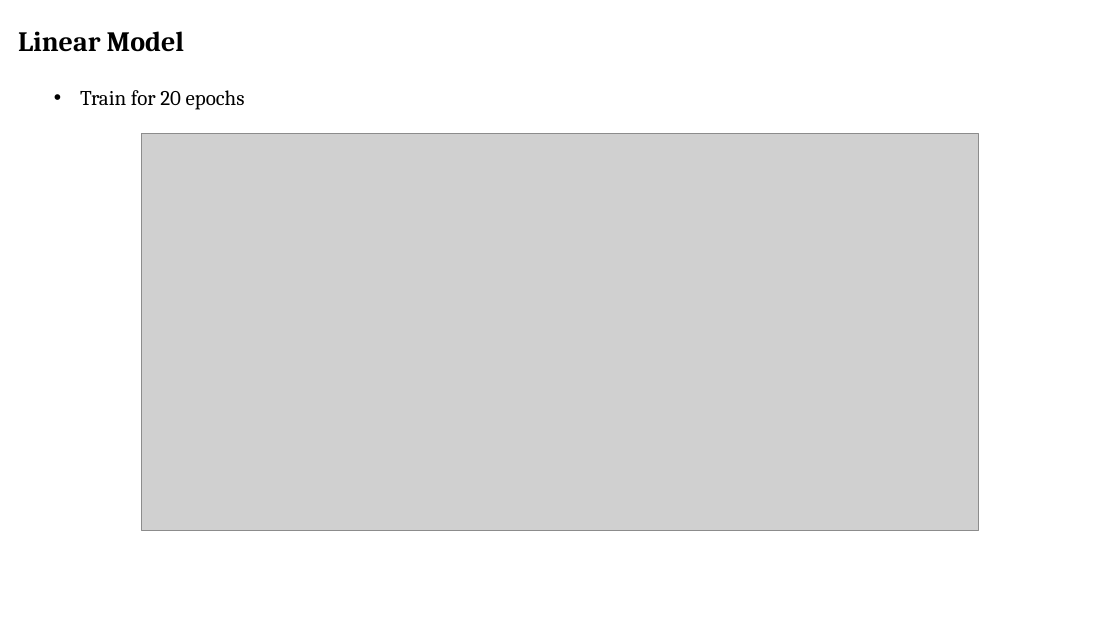
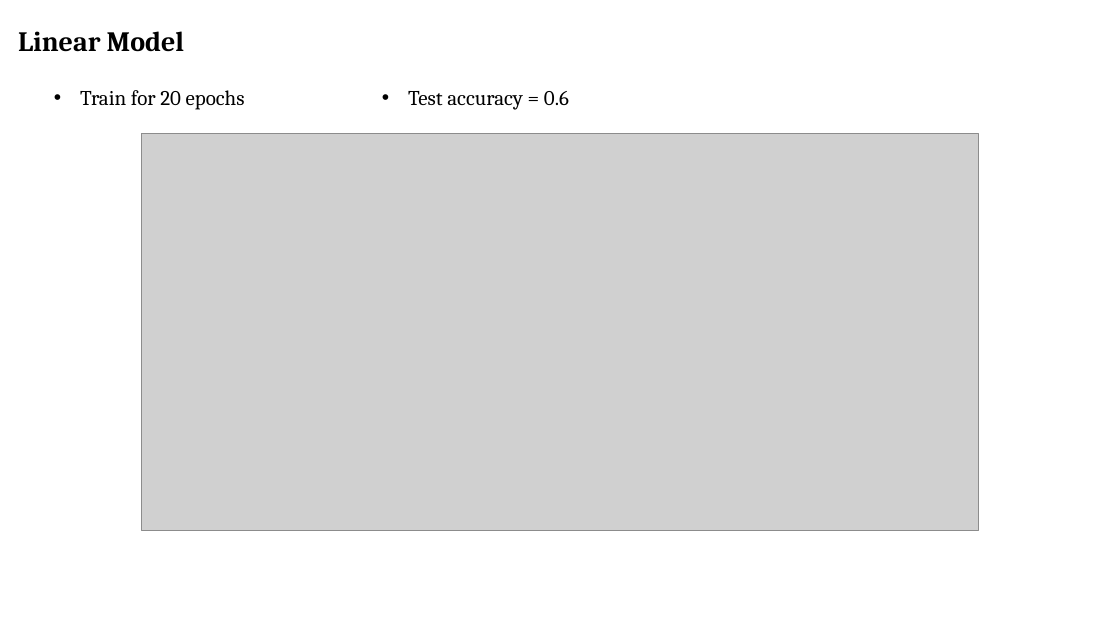
Before and after one commit to AtishayJain-AJ/MIMIC-Rare, a slide deck: slide 2 of Exp_Result.pptx. Drawn at 1120x630 pixels with LibreOffice and Linux fonts; fonts in the diff are those of the drawing; grey boxes stand for pictures. Boxes give left, top, right and bottom in pixels: in the first picture for what was removed or moved away, otherwise in the second. Text is boxed around its words. In the diff, an @@ line names an element or a change of style, - is before the commit and + after.

```diff
--- a/Exp_Result.pptx
+++ b/Exp_Result.pptx
@@ text added at (408,91,569,110), 18 pt, text #000000 @@
+• Test accuracy = 0.6
```
Also in this commit, not shown: 2 other slides changed, 4 other files.
